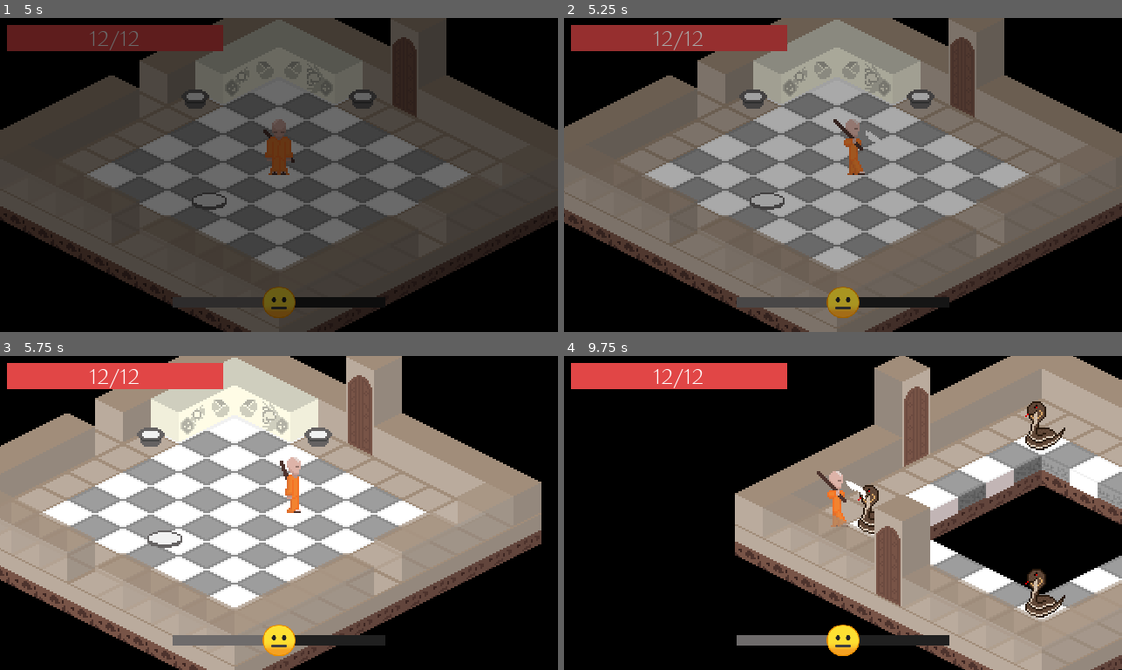
Above: before the commit, frames 1-4 (two rows, left to right).
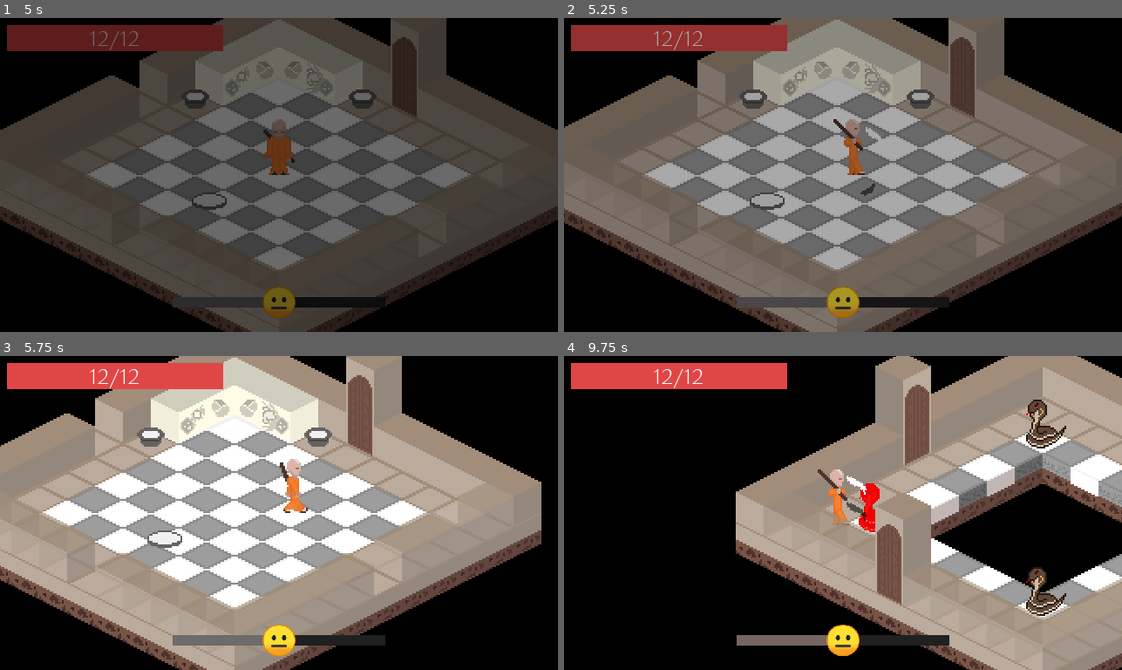
Above: after the commit, the same moments.

Repository: ColmeiaUDESC/gamejaaj6
Game: Godot game, scene res://Cenas/MenuPrincipal.tscn
Two runs of this game, one before a commit and one after it. Both use one fixed random seed, a clock stepped at 60 frames per second and the inputs below.
Inputs (mouse positions are in pixels of both pictures, inside the frame that each line leads up to):
- Up to frame 1 (5 s): click "Jogar" at 0.5 s; click "Voltar" at 1.25 s; click "Jogar" at 2 s; click "Save 1" at 2.75 s; click "Novo Jogo" at 3.5 s; click "Novo Jogo" at 4.25 s
- Up to frame 2 (5.25 s): tap Enter at 5 s; move the mouse to (965, 159) at 5.02 s; hold D (andar_pra_direita) from 5.03 s (still down); click (965, 159) at 5.1 s
- Up to frame 3 (5.75 s): keep holding D (andar_pra_direita)
- Up to frame 4 (9.75 s): move the mouse to (731, 528) at 5.77 s; release D (andar_pra_direita) at 5.78 s; hold S (andar_pra_baixo) 5.78-6.53 s; right-click (731, 528) at 5.85 s; move the mouse to (898, 443) at 6.52 s; hold D (andar_pra_direita) 6.53-7.28 s; hold Enter 6.53-7.28 s; move the mouse to (815, 575) at 7.27 s; hold W (andar_pra_cima) 7.28-8.03 s; click (815, 575) at 7.35 s; move the mouse to (1010, 560) at 8.02 s; hold Right mouse button (ataque_purificacao) 8.03-8.78 s; hold A (andar_pra_esquerda) 8.03-9.53 s; move the mouse to (675, 465) at 8.77 s; tap Enter at 8.85 s; move the mouse to (870, 513) at 9.52 s; hold S (andar_pra_baixo) from 9.53 s (still down); click (870, 513) at 9.6 s

Frame 1 is identical in both runs. In frame 2, 0.1% of the frame differs, in the area x 53-58%, y 34-57%; in frame 3, 0.2%; in frame 4, 6.6%, in the area x 30-100%, y 0-100%.

Commit message:
Modificado hitbox do ataque do jogador

Diff:
--- a/Instanciaveis/Ataque.gd
+++ b/Instanciaveis/Ataque.gd
@@ -1,21 +1,45 @@
 extends Area2D
 
 export(bool) var restringir_ataque := true
+export(float) var deslocamento_ataque := 10.0
+export(float) var altura_ataque:= 10.0
+export(float) var multiplicador_velocidade := 1.0
 var atacando := false
+
+onready var colisao = $CollisionShape2D
+onready var sprite_sombra := $CollisionShape2D/SombraSprite
+onready var sprite := $Sprite
 
 signal atacou
 
+func _ready():
+	$CollisionShape2D/SombraSprite.speed_scale = multiplicador_velocidade
+	$Sprite.speed_scale = multiplicador_velocidade
+
+
 func atacar(dir: Vector2) -> void:
 	if not atacando:
+		atacando = true
 		emit_signal("atacou")
-		atacando = true
-		rotation = round(dir.angle() / (PI / 2)) * PI / 2 if restringir_ataque else dir.angle()
-		$Sprite.visible = true
-		$Sprite.play("default")
+		var angulo_ataque := round(dir.angle() / (PI / 2)) * PI / 2 if restringir_ataque else dir.angle()
+		colisao.rotation = angulo_ataque
+		colisao.position = Vector2(cos(angulo_ataque), sin(angulo_ataque)) * deslocamento_ataque
+		sprite.position = colisao.position + Vector2.UP * altura_ataque
+		sprite.rotation = colisao.rotation
 
+		sprite_sombra.visible = true
+		sprite_sombra.play("default")
+		sprite.visible = true
+		sprite.play("default")
+
+
+func _parar_sprite(s: AnimatedSprite):
+	s.stop()
+	s.hide()
+	s.frame = 0
+	s.flip_v = not s.flip_v
 
 func _on_Sprite_animation_finished():
 	atacando = false
-	$Sprite.stop()
-	$Sprite.hide()
-	$Sprite.flip_v = not $Sprite.flip_v
+	_parar_sprite(sprite)
+	_parar_sprite(sprite_sombra)
--- a/Instanciaveis/Ataque.tscn
+++ b/Instanciaveis/Ataque.tscn
@@ -7,7 +7,6 @@
 [ext_resource path="res://Instanciaveis/Ataque.gd" type="Script" id=5]
 
 [sub_resource type="RectangleShape2D" id=1]
-extents = Vector2( 4, 10 )
 
 [sub_resource type="SpriteFrames" id=2]
 animations = [ {
@@ -19,16 +18,24 @@
 
 [node name="Ataque" type="Area2D"]
 script = ExtResource( 5 )
+altura_ataque = 15.0
 
 [node name="CollisionShape2D" type="CollisionShape2D" parent="."]
 position = Vector2( 10, 0 )
 shape = SubResource( 1 )
 
+[node name="SombraSprite" type="AnimatedSprite" parent="CollisionShape2D"]
+visible = false
+self_modulate = Color( 0, 0, 0, 0.545098 )
+z_index = 10
+frames = SubResource( 2 )
+frame = 2
+flip_h = true
+
 [node name="Sprite" type="AnimatedSprite" parent="."]
 visible = false
 z_index = 10
 frames = SubResource( 2 )
-offset = Vector2( 10, 0 )
 flip_h = true
 
-[connection signal="animation_finished" from="Sprite" to="." method="_on_Sprite_animation_finished"]
+[connection signal="animation_finished" from="CollisionShape2D/SombraSprite" to="." method="_on_Sprite_animation_finished"]
--- a/Instanciaveis/Inimigos/Inimigo.tscn
+++ b/Instanciaveis/Inimigos/Inimigo.tscn
@@ -23,7 +23,7 @@
 radius = 4.0
 
 [sub_resource type="CircleShape2D" id=3]
-radius = 4.0
+radius = 7.0
 
 [node name="Inimigo" type="KinematicBody2D"]
 collision_layer = 4
--- a/Instanciaveis/Jogador.tscn
+++ b/Instanciaveis/Jogador.tscn
@@ -160,7 +160,7 @@
 polygon = PoolVector2Array( -4, 4, -8, 2, -8, -1, 0, -2, 8, -1, 8, 1, 4, 4 )
 
 [node name="Hitbox" type="Area2D" parent="."]
-position = Vector2( 0, -5 )
+position = Vector2( 0, -4 )
 collision_layer = 128
 collision_mask = 0
 monitoring = false
@@ -178,13 +178,10 @@
 [node name="PosProjetil" type="Position2D" parent="."]
 
 [node name="Ataque" parent="." instance=ExtResource( 4 )]
-position = Vector2( 0, -13 )
 collision_layer = 0
 collision_mask = 64
 restringir_ataque = false
-
-[node name="Sprite" parent="Ataque" index="1"]
-speed_scale = 2.0
+multiplicador_velocidade = 2.0
 
 [node name="Camera2D" type="Camera2D" parent="."]
 current = true
@@ -232,5 +229,3 @@
 
 [connection signal="animation_finished" from="Sprite" to="." method="_on_Sprite_animation_finished"]
 [connection signal="timeout" from="Intangibilidade" to="." method="_on_Intangibilidade_timeout"]
-
-[editable path="Ataque"]
